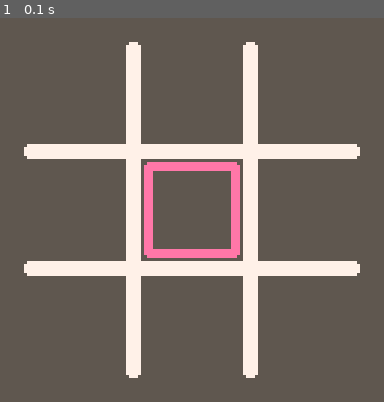
Above: before the commit, frame 1.
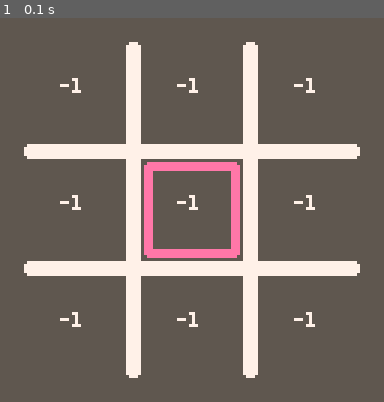
Above: after the commit, the same moment.

Repository: jan-Kulpas/pico8-tictactoe
Game: PICO-8 cartridge ttt.p8
Two runs of this game, one before a commit and one after it. Both use one fixed random seed, a clock stepped at 60 frames per second and the inputs below.
Inputs:
- Up to frame 1 (0.1 s): no input

The runs differ from the first frame. In frame 1, 0.6% of the frame differs, in the area x 15-83%, y 15-81%.

Commit message:
Found the newer files

Diff:
--- a/ttt.p8
+++ b/ttt.p8
@@ -8,6 +8,7 @@
 	act_p=flr(rnd(2))
 	cx,cy=1,1
 	pcol={12,14}
+	t=0
 
 	winmaps={
 		0b111000000,
@@ -21,6 +22,7 @@
 	}
 
 	marks=blankmap(-1)
+	ani=blankmap(-1)
 	tmers=blankmap()
 
 	_upd=upd_turn
@@ -28,6 +30,7 @@
 end
 
 function _update()
+	t+=1
 	_upd()
 end
 
@@ -35,6 +38,7 @@
 	mov_cursor(act_p)
 	if btnp(❎,act_p) and marks[cx][cy]==-1 then
 		marks[cx][cy]=act_p
+		ani[cx][cy]=0
 		if not checkwin(act_p) then
 			act_p=(act_p+1)%2
 		end
@@ -134,9 +138,16 @@
 	for x=0,2 do
 		for y=0,2 do
 			local m=marks[x][y]
+			pal()
+
 			if m!=-1 then
+				if t%2==0 then
+					ani[x][y]=min(ani[x][y]+1,7)
+				end
+				set_pal(ani[x][y],m==0 and 12 or 14)
 				spr(1+m*3,13+x*39,13+y*39,3,3)
 			end
+			print(ani[x][y],20+x*39,20+y*39,7)
 		end
 	end
 end
@@ -166,6 +177,12 @@
 	end
 	return ret
 end
+
+function set_pal(len,col)
+	for i=8,15 do
+		pal(i,i<=8+len and col or 5)
+	end
+end
 --[[
 function log(txt,owrt)
 	printh(txt,"log",owrt)
Not shown, changed: 24 lines of the sprite sheet (__gfx__) section of ttt.p8
